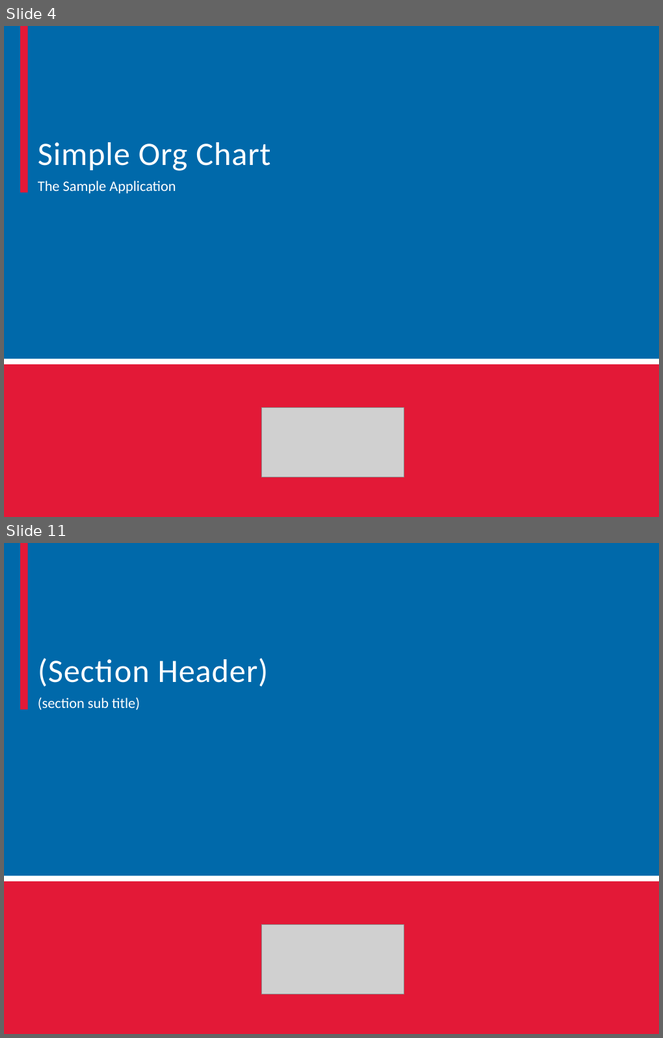
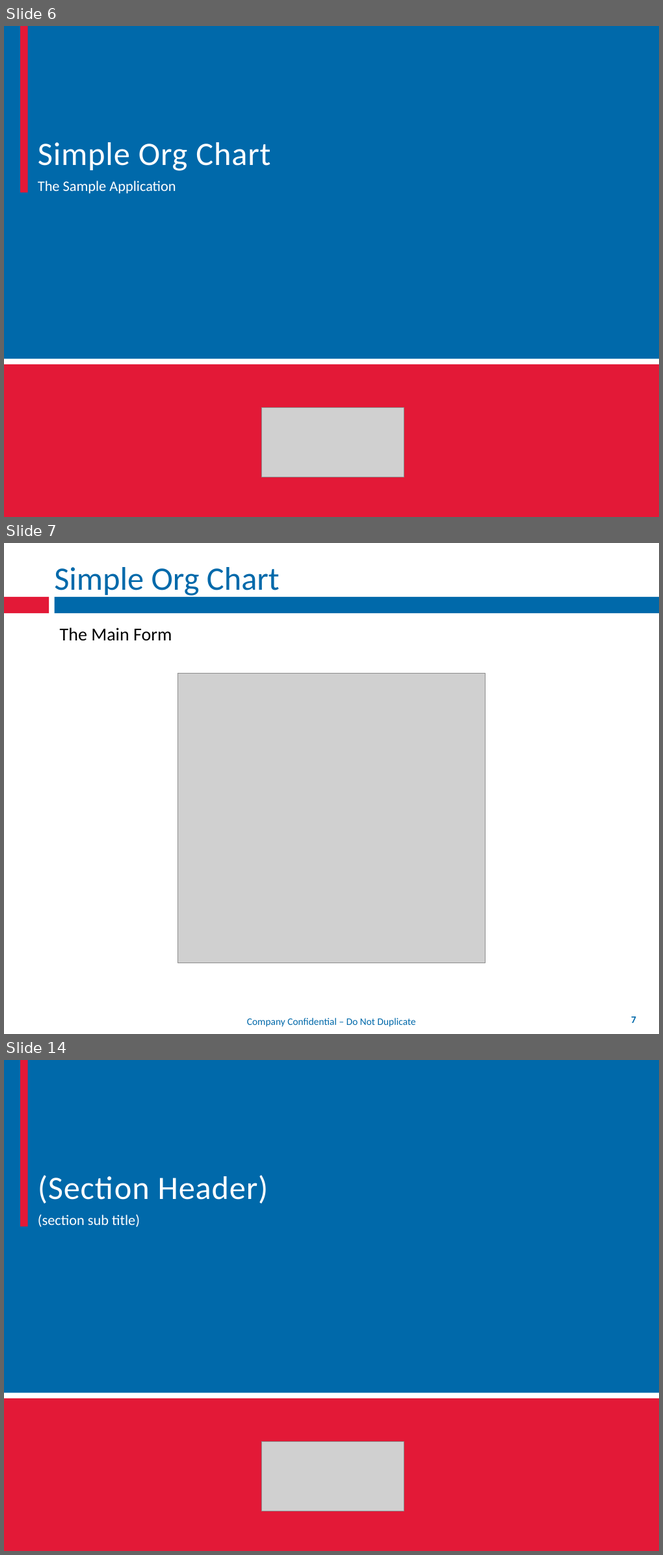
Before and after one commit to mxriverlynn/presentations-and-training, a slide deck: Decoupling Workflow With App Controler/Decoupling Workflow From Forms.pptx. Shown one above the other, each under a label of ours: slides 4 and 11 before the commit, slides 6, 7 and 14 after it; the slides between them are not shown. The pictures are 663x1038 and 663x1555 pixels, drawn with LibreOffice and Linux fonts; fonts in the diff are those of the drawing; grey boxes stand for pictures; background and template pictures are left out. Boxes give left, top, right and bottom in pixels: in the first picture for what was removed or moved away, otherwise in the second. Text is boxed around its words. In the diff, an @@ line names an element or a change of style, - is before the commit and + after.

Commit message:
adding additional broken out views of the screen mocks. continuing work on the slides - added object oriented principles slides, basic overview of the sample org chart softare, and started on 'v1' of the 'bad' code slides

```diff
--- a/Decoupling Workflow With App Controler/Decoupling Workflow From Forms.pptx
+++ b/Decoupling Workflow With App Controler/Decoupling Workflow From Forms.pptx
@@ slide 7 added at (4, 543, 659, 1034), background #FFFFFF; not listed: 2 template elements that a slide beside it also shows @@
@@ title added at (54, 567, 280, 596), 36 pt, text #0069AA @@
+Simple Org Chart
@@ text added at (60, 627, 172, 641), 20 pt, text #000000 @@
+The Main Form
@@ picture added at (178, 674, 486, 964) @@
@@ text added at (247, 1018, 416, 1027), 11 pt, text #0069AA @@
+Company Confidential – Do Not Duplicate
@@ page number added at (631, 1017, 636, 1023), 11 pt, text #0069AA, bold @@
+7
@@ what was slide 4 is now slide 6 @@
@@ what was slide 11 is now slide 14 @@
```
Also in this commit, not shown: 1 slide changed, 7 other slides added, 5 slides removed, 5 other files.
